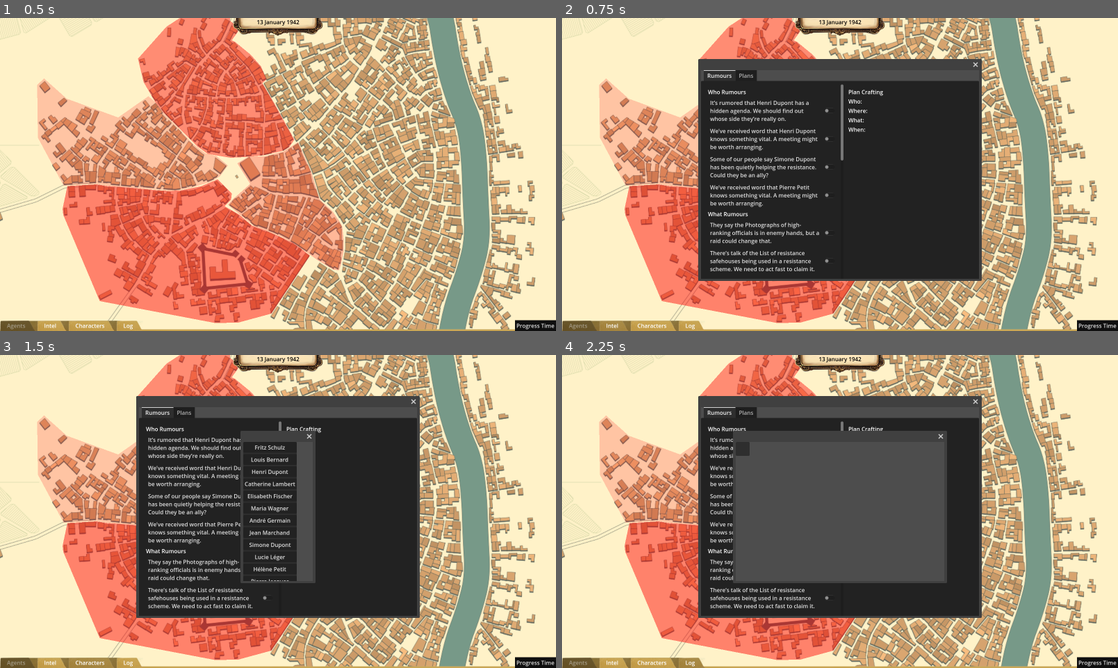
Above: before the commit, frames 1-4 (two rows, left to right).
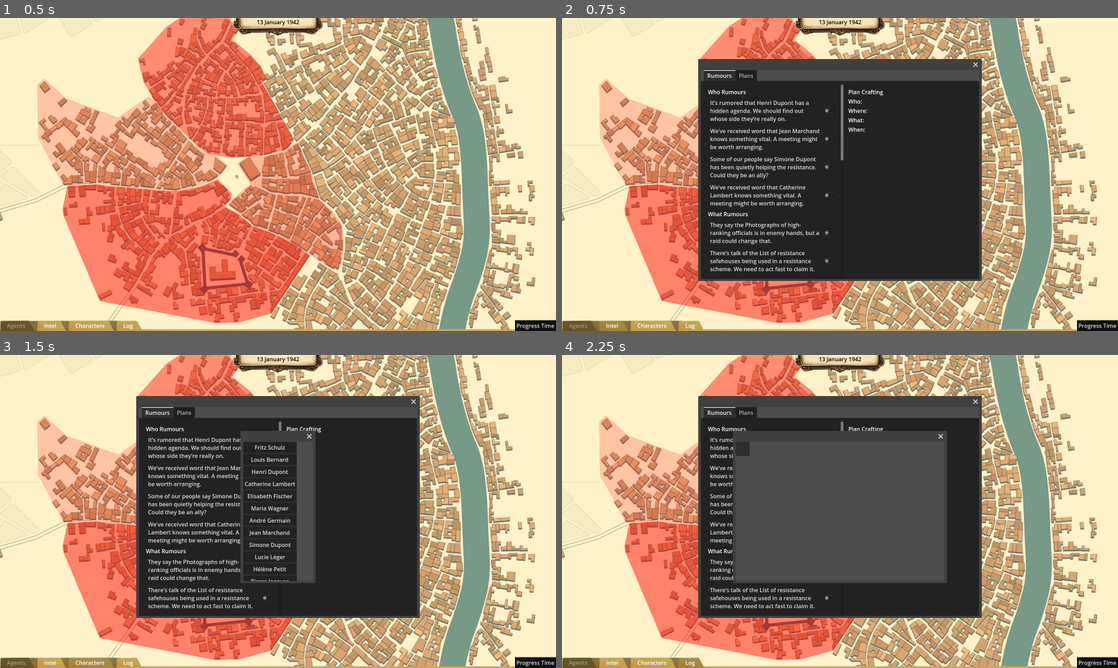
Above: after the commit, the same moments.

Repository: Stormwind-Gaming/stw-gogj-24
Game: Godot game, scene res://scenes/map.tscn
The game is run twice, just before and just after one commit, with the same random seed, the same clock (stepped at 60 frames per second) and the same inputs.
Inputs:
- Up to frame 1 (0.5 s): no input
- Up to frame 2 (0.75 s): click "Intel" at 0.5 s
- Up to frame 3 (1.5 s): click "Characters" at 1.25 s
- Up to frame 4 (2.25 s): click "Log" at 2 s

Frame 1 is identical in both runs. In frame 2, 0.4% of the frame differs, in the area x 26-47%, y 35-61%; in frame 3, 0.4%; in frame 4, less than 0.1%.

Commit message:
Example of what time integration would be like

Diff:
--- a/data/rumour_text.csv
+++ b/data/rumour_text.csv
@@ -14,8 +14,8 @@
 WHERE,I heard {poi} is where secret supplies are being stored. We might be able to make a strike.
 WHERE,Rumor has it that a key resistance meeting will take place at {poi}. Security is paramount.
 WHERE,They say {poi} has been compromised. We may need to abandon our plans there.
-WHEN,Our allies mentioned that something big is happening at {time}. We should be ready.
-WHEN,They say the enemy will make a move at {time}. We have a narrow window to counter.
-WHEN,Word is that something crucial for our efforts will be set in motion at {time}. We must be prepared to act.
-WHEN,"Word is spreading that by {time}, the town will be under heavy watch. We must act before then."
+WHEN,Our allies mentioned that something big is happening in {time}. We should be ready.
+WHEN,They say the enemy will make a move in {time}. We have a narrow window to counter.
+WHEN,Word is that something crucial for our efforts will be set in motion in {time}. We must be prepared to act.
+WHEN,"Word is spreading that in {time}, the town will be under heavy watch. We must act before then."
 WHEN,"They’re expecting us to strike after {time}, but perhaps we should catch them off guard."
--- a/scripts/intel/intel_factory.gd
+++ b/scripts/intel/intel_factory.gd
@@ -87,7 +87,17 @@
 	else:
 		type = Enums.IntelType.WHEN
 		var rumour_text = Globals.get_rumour_text(type)
-		description = rumour_text.text
+
+		var times = [
+			"1-2 days",
+			"3-4 days",
+			"5-6 days",
+		]
+
+		var time = times[randi() % times.size()]
+
+		var replacements = {"time": time}
+		description = rumour_text.text.format(replacements)
 
 	print("Rumour created: Type: ", type, ", Description: ", description)
 
